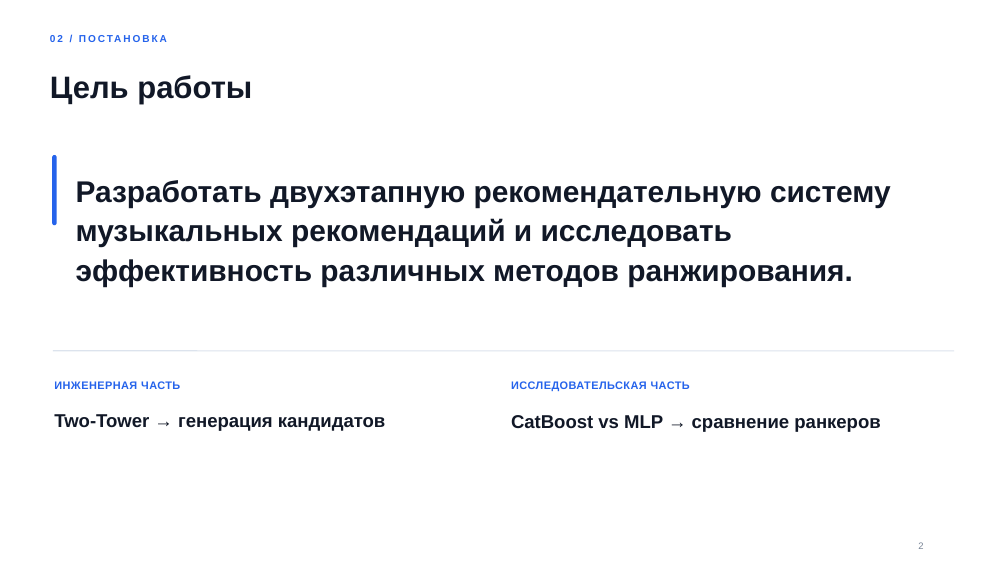
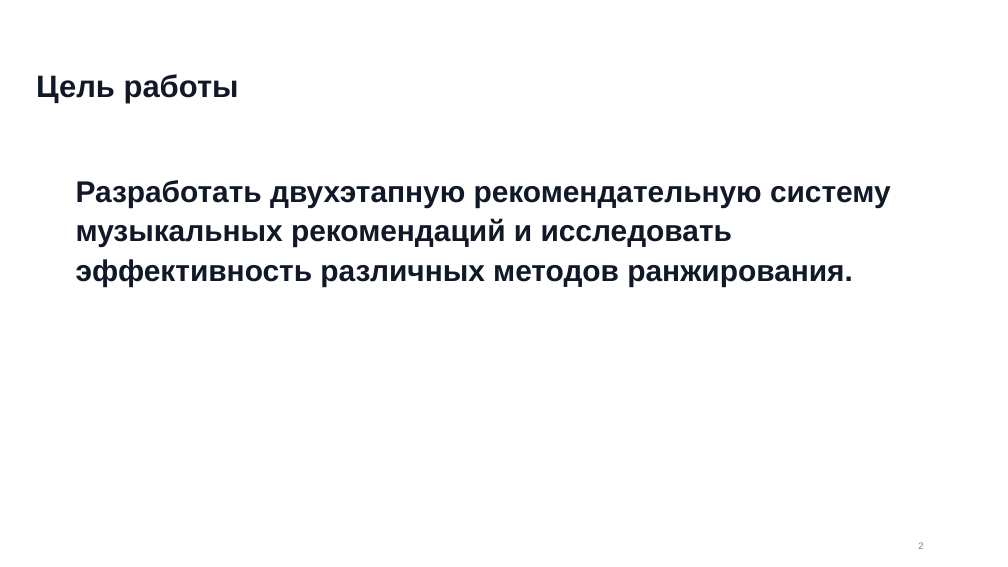
Before and after one commit to wissspik/cursovai_for_my, a slide deck: slide 2 of TwoTower_YAMBDA_fixed.pptx. Drawn at 1008x567 pixels with LibreOffice and Linux fonts; fonts in the diff are those of the drawing. Boxes give left, top, right and bottom in pixels: in the first picture for what was removed or moved away, otherwise in the second. Text is boxed around its words. In the diff, an @@ line names an element or a change of style, - is before the commit and + after.

```diff
--- a/TwoTower_YAMBDA_fixed.pptx
+++ b/TwoTower_YAMBDA_fixed.pptx
@@ text removed at box(50, 30, 874, 45) @@
-02 / ПОСТАНОВКА
@@ text "Цель работы": place and size @@
-text "Цель работы" at box(50, 75, 252, 105)
+text "Цель работы" at box(36, 74, 239, 103)
@@ rounded rectangle removed at box(52, 155, 57, 225) @@
@@ line removed from (53, 351) to (954, 351) @@
@@ text removed at box(54, 381, 180, 389) @@
-ИНЖЕНЕРНАЯ ЧАСТЬ
@@ text removed at box(511, 381, 690, 391) @@
-ИССЛЕДОВАТЕЛЬСКАЯ ЧАСТЬ
@@ text removed at box(54, 414, 385, 431) @@
-Two-Tower → генерация кандидатов
@@ text removed at box(511, 415, 880, 432) @@
-CatBoost vs MLP → сравнение ранкеров
```
Also in this commit, not shown: 4 other slides changed, 1 slide added, 1 slide removed.
